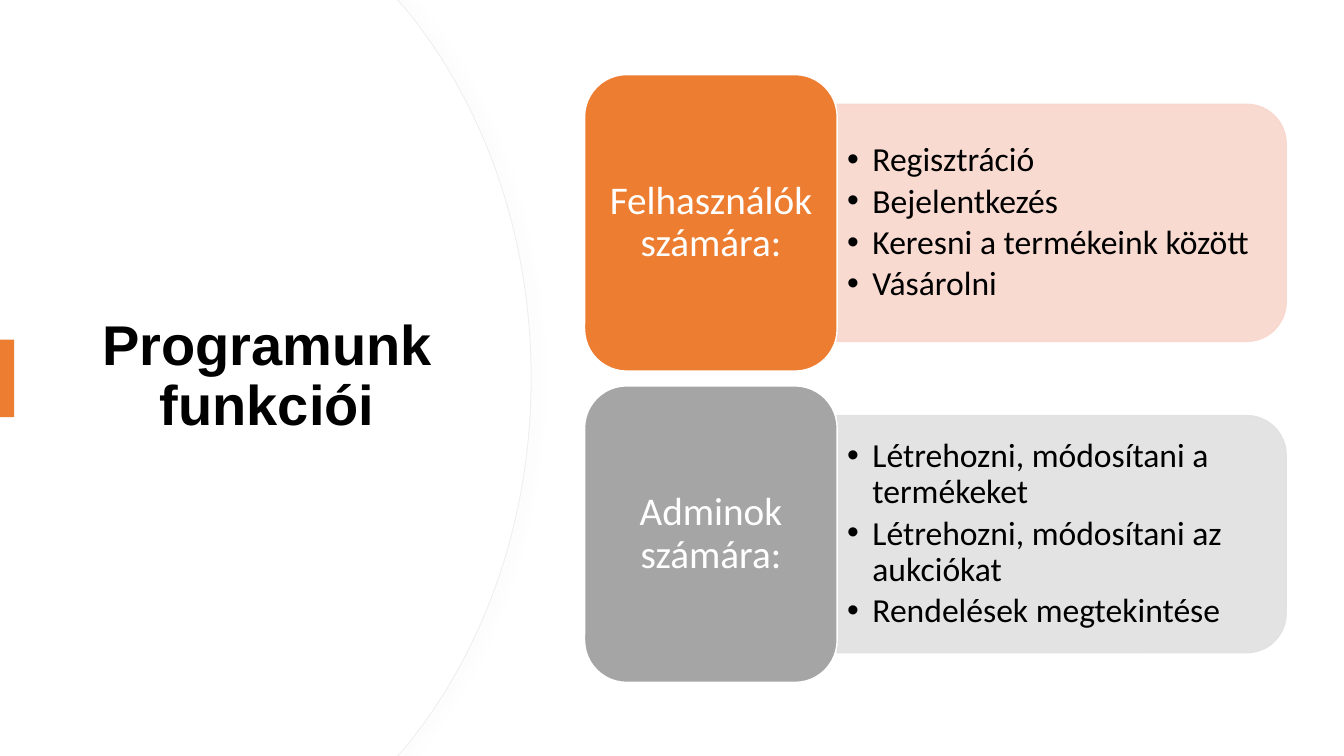
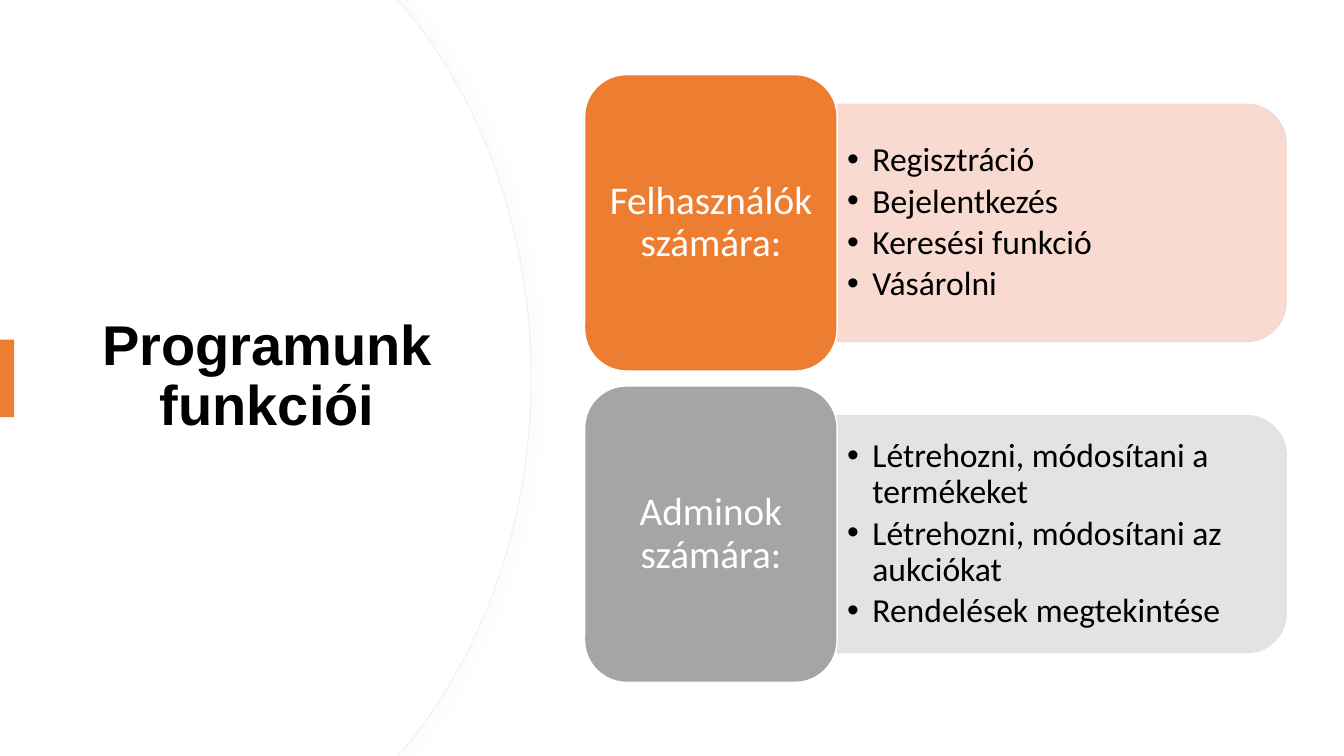
Before and after one commit to SzigetvariMark/pcweb, a slide deck: slide 4 of Bemutato.pptx. Drawn at 1344x756 pixels with LibreOffice and Linux fonts; fonts in the diff are those of the drawing. Boxes give left, top, right and bottom in pixels: in the first picture for what was removed or moved away, otherwise in the second. Text is boxed around its words. In the diff, an @@ line names an element or a change of style, - is before the commit and + after.

```diff
--- a/Bemutato.pptx
+++ b/Bemutato.pptx
@@ text at (x1=872, y1=230, x2=1092, y2=255): text changed @@
-  • Keresni a termékeink között
+  • Keresési funkció
```
Also in this commit, not shown: 1 other slide changed, 1 other file.
